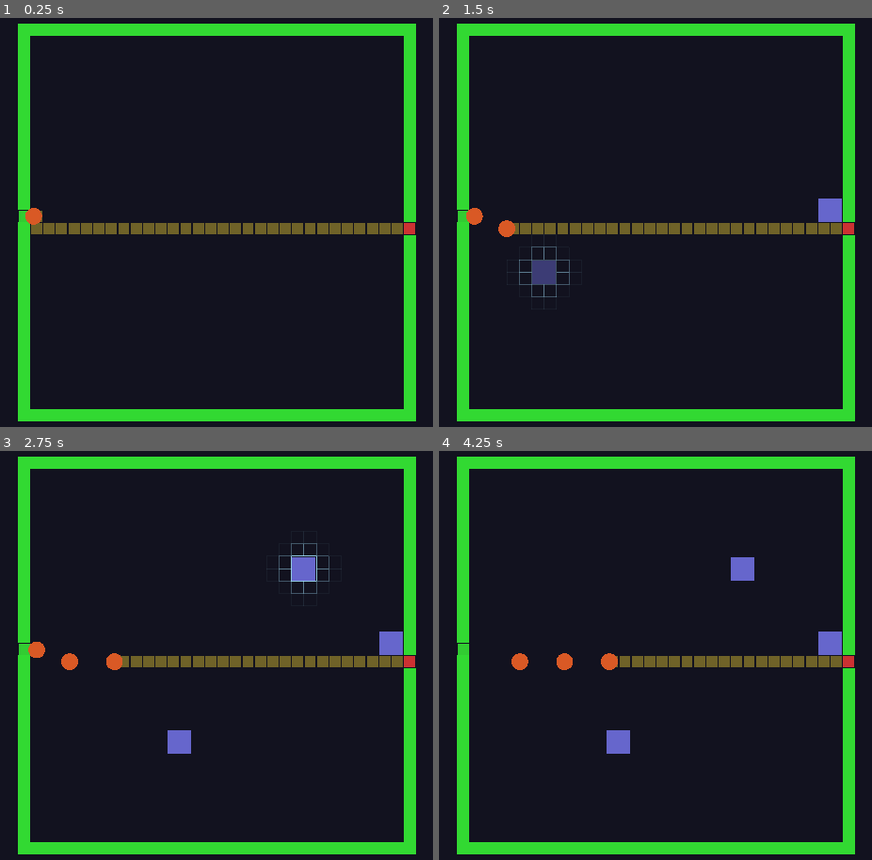
Above: before the commit, frames 1-4 (two rows, left to right).
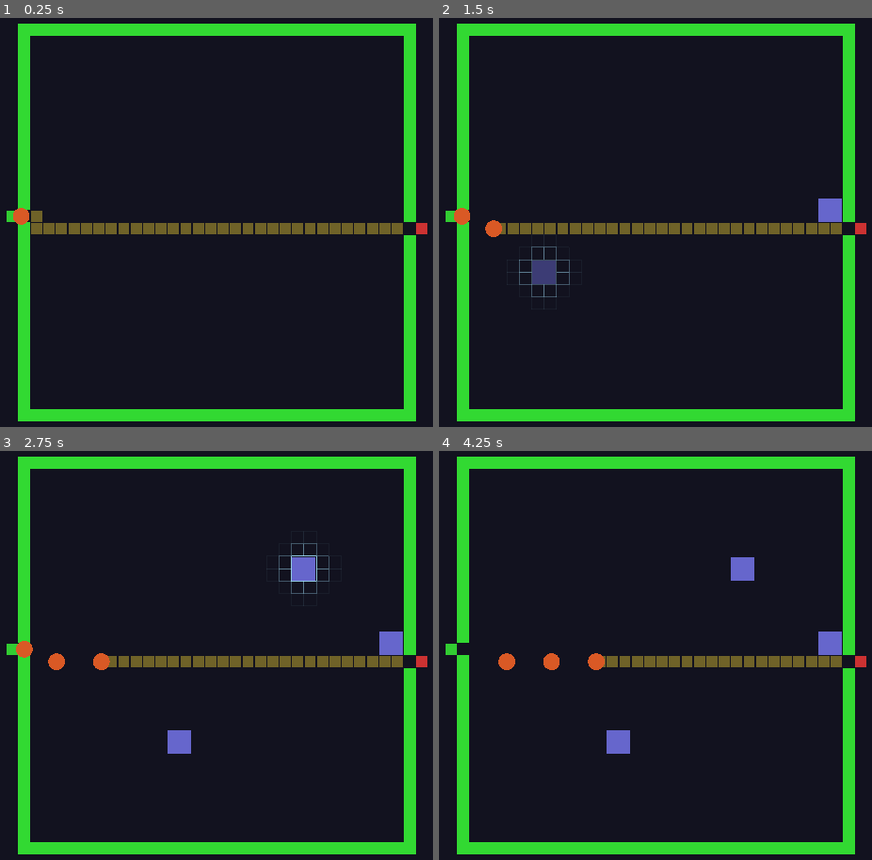
Above: after the commit, the same moments.

Repository: TimGoergen/critter-quitters
Game: Godot game, scene res://Main.tscn
The game is run twice, just before and just after one commit, with the same random seed, the same clock (stepped at 60 frames per second) and the same inputs.
Inputs (mouse positions are in pixels of both pictures, inside the frame that each line leads up to):
- Up to frame 1 (0.25 s): no input
- Up to frame 2 (1.5 s): tap Enter at 0.5 s; move the mouse to (820, 202) at 0.52 s; click (820, 202) at 0.67 s; drag from (503, 242) to (616, 308) at 1.27 s
- Up to frame 3 (2.75 s): move the mouse to (290, 561) at 2.02 s; click (290, 561) at 2.17 s
- Up to frame 4 (4.25 s): drag from (616, 741) to (outside the picture) at 2.77 s; move the mouse to (outside the picture) at 3.52 s; click (outside the picture) at 3.67 s

The runs differ from the first frame. In frame 1, 0.4% of the frame differs, in the area x 1-99%, y 46-53%; in frame 2, 0.6%; in frame 3, 0.9%; in frame 4, 1.0%, in the area x 1-99%, y 47-54%.

Commit message:
Move spawn/despawn cells outside the wall; add wall-gap waypoints to paths
_spawn_cell and _despawn_cell now sit 2 cells from the grid edge (was 1),
placing them outside the 1-cell-wide wall rather than inside it.

_build_full_path inserts the wall gap cells (±1 from the outside cells)
as intermediate waypoints so enemies walk visibly through the opening.
Enemies now fully cross to the far side of the wall before despawning.

Rerouting in _on_path_updated also appends wall_out + despawn for enemies
already inside the grid, keeping the exit tail consistent.

Co-Authored-By: Claude Sonnet 4.6 <noreply@anthropic.com>

Diff:
--- a/game/arena/Arena.gd
+++ b/game/arena/Arena.gd
@@ -106,8 +106,9 @@
 	var entrance := Vector2i(0, 14)    # left wall, row 14
 	var exit     := Vector2i(29, 15)  # right wall, row 15
 
-	_spawn_cell   = Vector2i(entrance.x - 1, entrance.y)
-	_despawn_cell = Vector2i(exit.x + 1,    exit.y)
+	# Offset by 2: index ±1 is inside the 1-cell-wide wall, index ±2 is outside it.
+	_spawn_cell   = Vector2i(entrance.x - 2, entrance.y)
+	_despawn_cell = Vector2i(exit.x + 2,    exit.y)
 
 	_grid.setup_run(entrance, exit)
 	GameState.start_run(entrance, exit)
@@ -332,10 +333,13 @@
 		if grid_path.is_empty():
 			continue
 		var full: Array[Vector2i] = []
+		var wall_out := Vector2i(_despawn_cell.x - 1, _despawn_cell.y)
 		if not _grid.is_in_bounds(current):
-			full.append(_spawn_cell)
-		full.append_array(grid_path)
-		full.append(_despawn_cell)
+			full = _build_full_path(grid_path)
+		else:
+			full.append_array(grid_path)
+			full.append(wall_out)
+			full.append(_despawn_cell)
 		enemy.update_path(full)
 		_display_path = grid_path
 	_redraw_path_display()
@@ -443,11 +447,15 @@
 		get_tree().create_timer(SPAWN_INTERVAL).timeout.connect(_spawn_next_in_wave)
 
 
-## Prepends the outside spawn cell and appends the outside despawn cell
-## so enemies walk through the arena wall gap rather than starting inside it.
+## Builds the full enemy path: outside spawn → wall gap → grid → wall gap → outside despawn.
+## The intermediate wall-gap cells (±1 from the outside cells) make the enemy
+## visibly pass through the opening rather than jumping over the wall.
 func _build_full_path(grid_path: Array[Vector2i]) -> Array[Vector2i]:
-	var full: Array[Vector2i] = [_spawn_cell]
+	var wall_in  := Vector2i(_spawn_cell.x + 1,   _spawn_cell.y)
+	var wall_out := Vector2i(_despawn_cell.x - 1, _despawn_cell.y)
+	var full: Array[Vector2i] = [_spawn_cell, wall_in]
 	full.append_array(grid_path)
+	full.append(wall_out)
 	full.append(_despawn_cell)
 	return full
 
